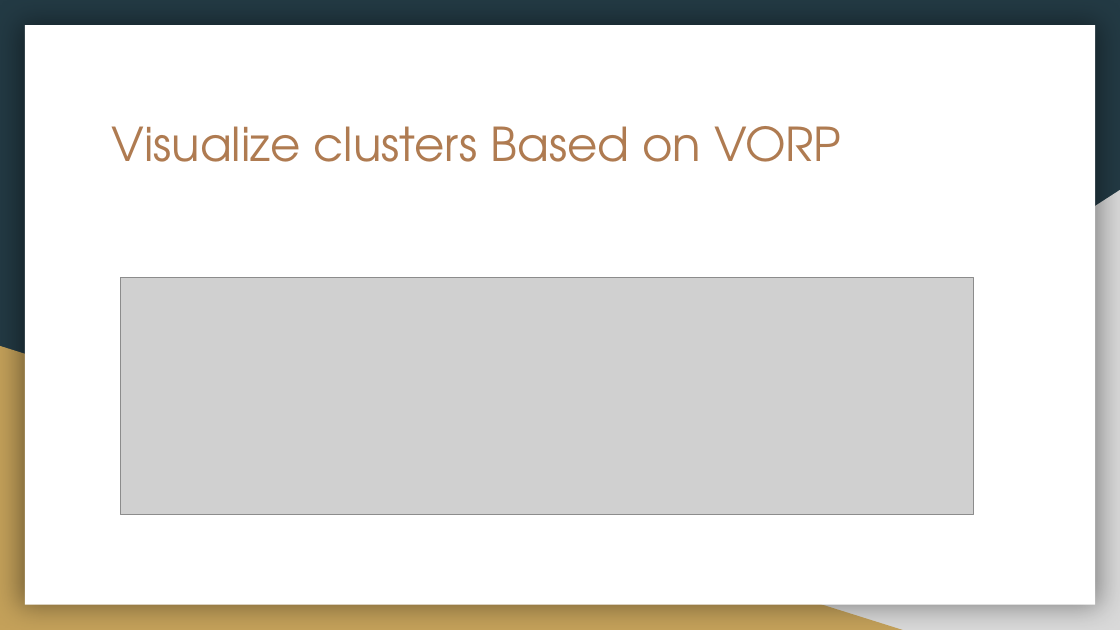
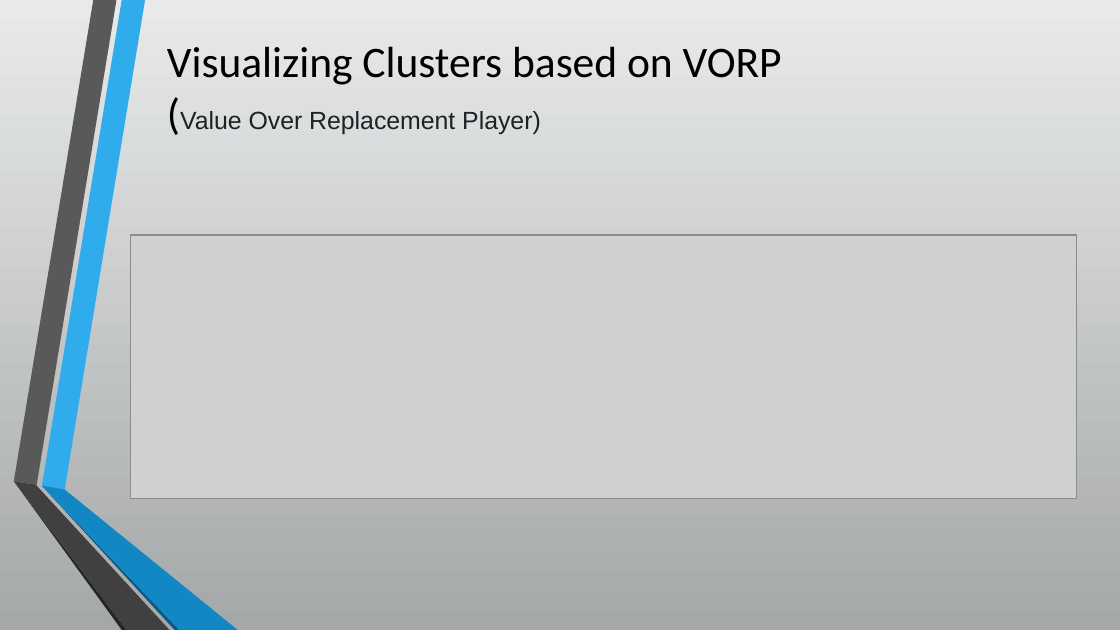
Before and after one commit to joshb738/NBA_Player_Analysis, a slide deck: slide 7 of Visualization/NBA_PLAYER_ANALYSIS.pptx. Drawn at 1120x630 pixels with LibreOffice and Linux fonts; fonts in the diff are those of the drawing; grey boxes stand for pictures. Boxes give left, top, right and bottom in pixels: in the first picture for what was removed or moved away, otherwise in the second. Text is boxed around its words. In the diff, an @@ line names an element or a change of style, - is before the commit and + after.

```diff
--- a/Visualization/NBA_PLAYER_ANALYSIS.pptx
+++ b/Visualization/NBA_PLAYER_ANALYSIS.pptx
@@ background #233A44 to gradient #E9EAEB to #A5A8A9 @@
@@ rectangle removed at [25,26,1095,605] @@
@@ text added at [167,46,782,134], 28 pt, text #000000 @@
+Visualizing Clusters based on VORP
+(Value Over Replacement Player)
@@ title removed at [112,126,841,162] @@
-Visualize clusters Based on VORP
@@ right triangle removed at [439,190,1120,630] @@
@@ picture: place and size @@
-picture at [120,278,973,515]
+picture at [130,235,1076,498]
@@ right triangle removed at [0,346,903,630] @@
@@ group added at [13,0,239,630]: 6 freeform shapes @@
```
Also in this commit, not shown: 10 other slides changed, 1 slide added, 1 slide removed, 1 other file.
